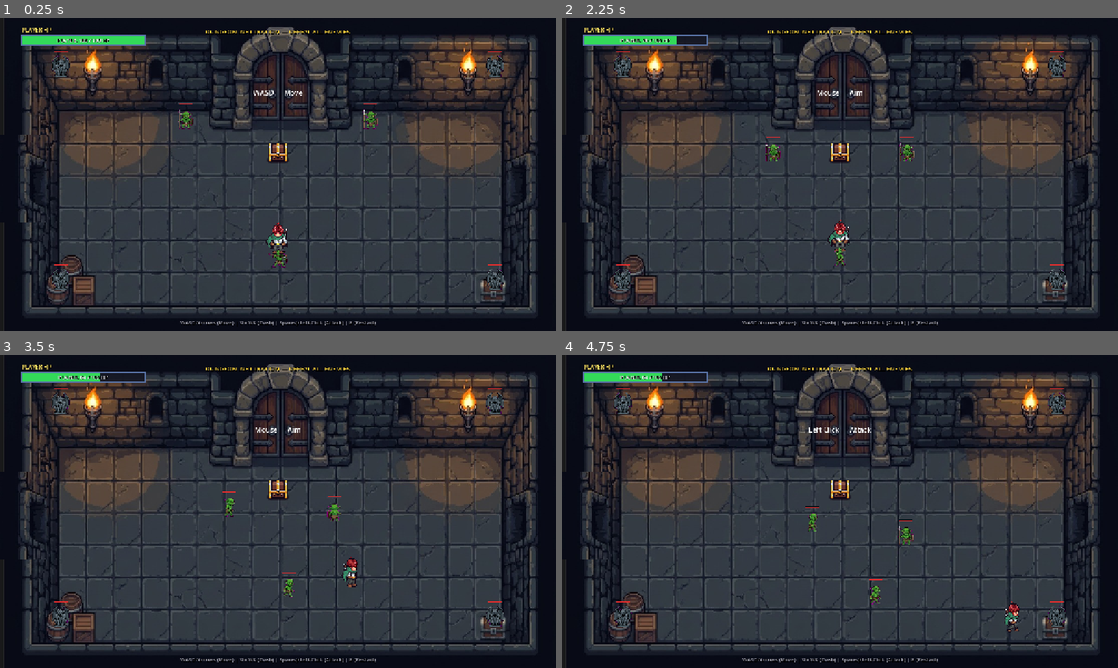
Above: before the commit, frames 1-4 (two rows, left to right).
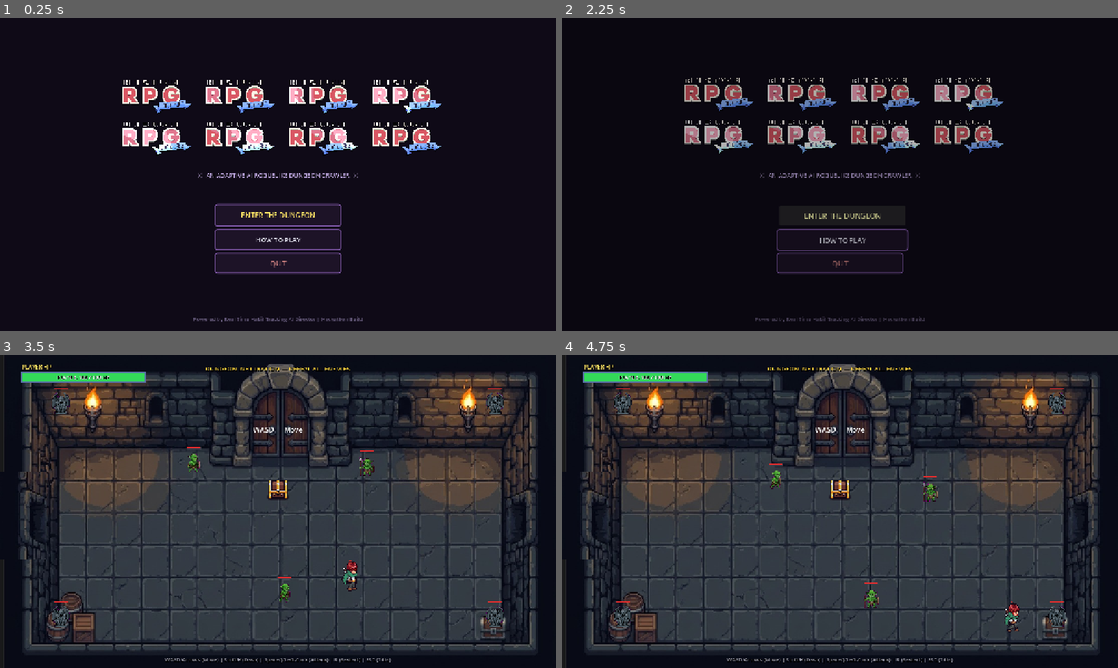
Above: after the commit, the same moments.

Repository: dakshshrivastava2025/SkillIssue.exe
Game: Godot game, scene res://scenes/title_screen.tscn
The game is run twice, just before and just after one commit, with the same random seed, the same clock (stepped at 60 frames per second) and the same inputs. Before the commit the project starts from res://scenes/enemies/main.tscn.
Inputs (mouse positions are in pixels of both pictures, inside the frame that each line leads up to):
- Up to frame 1 (0.25 s): no input
- Up to frame 2 (2.25 s): click (840, 240) at 0.5 s, where only the run after the commit has a clickable "HOW TO PLAY"; click (840, 262) at 1.25 s, where only the run after the commit has a clickable "GOT IT"; click (840, 215) at 2 s, where only the run after the commit has a clickable "ENTER THE DUNGEON"
- Up to frame 3 (3.5 s): tap Enter (ui_accept) at 2.75, 3.02 s; move the mouse to (400, 495) at 2.77 s; hold Right (move_right) from 2.78 s (still down); hold E from 2.78 s (still down); click (400, 495) at 2.92 s
- Up to frame 4 (4.75 s): move the mouse to (728, 527) at 3.52 s; release Right (move_right) at 3.53 s; release E at 3.53 s; hold Down (move_down) 3.53-4.28 s; tap J (attack) at 3.6 s; click (728, 527) at 3.67 s; tap Enter (ui_accept) at 3.77 s; tap E at 3.8 s; move the mouse to (895, 442) at 4.27 s; hold Right (move_right) from 4.28 s (still down); hold E from 4.28 s (still down); tap Shift (dash) at 4.35 s; click (895, 442) at 4.42 s

The runs differ from the first frame. In frame 1, 68% of the frame differs, in the area x 0-97%, y 0-100%; in frame 2, 71%; in frame 3, 1.7%; in frame 4, 1.4%.

Commit message:
Add complete Title Screen with ambient music, sound effects, guide modal, and menu navigation

Diff:
--- a/project.godot
+++ b/project.godot
@@ -15,7 +15,7 @@
 [application]
 
 config/name="Skill Issue — AI Director Dungeon"
-run/main_scene="res://scenes/enemies/main.tscn"
+run/main_scene="res://scenes/title_screen.tscn"
 config/features=PackedStringArray("4.7", "Forward Plus")
 config/icon="res://icon.svg"
 
--- /dev/null
+++ b/scenes/title_screen.tscn
@@ -0,0 +1,244 @@
+[gd_scene load_steps=7 format=3 uid="uid://c7title0001screen"]
+
+[ext_resource type="Script" path="res://scripts/ui/title_screen.gd" id="1_title_script"]
+[ext_resource type="Texture2D" path="res://assets/title_screen/title.png" id="2_title_tex"]
+[ext_resource type="AudioStream" path="res://assets/title_screen/waves.mp3" id="3_waves_sfx"]
+[ext_resource type="AudioStream" path="res://assets/title_screen/menu_focus.wav" id="4_focus_sfx"]
+[ext_resource type="AudioStream" path="res://assets/title_screen/menu_select.wav" id="5_select_sfx"]
+
+[sub_resource type="StyleBoxFlat" id="StyleBoxFlat_btn"]
+bg_color = Color(0.12, 0.08, 0.16, 0.9)
+border_width_left = 2
+border_width_top = 2
+border_width_right = 2
+border_width_bottom = 2
+border_color = Color(0.65, 0.45, 0.85, 0.8)
+corner_radius_top_left = 6
+corner_radius_top_right = 6
+corner_radius_bottom_right = 6
+corner_radius_bottom_left = 6
+expand_margin_left = 6.0
+expand_margin_top = 4.0
+expand_margin_right = 6.0
+expand_margin_bottom = 4.0
+
+[node name="TitleScreen" type="Control"]
+layout_mode = 3
+anchors_preset = 15
+anchor_right = 1.0
+anchor_bottom = 1.0
+grow_horizontal = 2
+grow_vertical = 2
+script = ExtResource("1_title_script")
+
+[node name="Background" type="ColorRect" parent="."]
+layout_mode = 1
+anchors_preset = 15
+anchor_right = 1.0
+anchor_bottom = 1.0
+grow_horizontal = 2
+grow_vertical = 2
+color = Color(0.06, 0.04, 0.09, 1)
+
+[node name="CenterContainer" type="CenterContainer" parent="."]
+layout_mode = 1
+anchors_preset = 15
+anchor_right = 1.0
+anchor_bottom = 1.0
+grow_horizontal = 2
+grow_vertical = 2
+
+[node name="VBoxContainer" type="VBoxContainer" parent="CenterContainer"]
+layout_mode = 2
+theme_override_constants/separation = 24
+alignment = 1
+
+[node name="TitleBanner" type="TextureRect" parent="CenterContainer/VBoxContainer"]
+custom_minimum_size = Vector2(768, 192)
+layout_mode = 2
+texture = ExtResource("2_title_tex")
+expand_mode = 1
+stretch_mode = 5
+
+[node name="Subtitle" type="Label" parent="CenterContainer/VBoxContainer"]
+layout_mode = 2
+theme_override_colors/font_color = Color(0.85, 0.75, 1, 0.9)
+theme_override_colors/font_shadow_color = Color(0, 0, 0, 1)
+theme_override_constants/shadow_offset_x = 1
+theme_override_constants/shadow_offset_y = 1
+theme_override_font_sizes/font_size = 14
+text = "⚔️  AN ADAPTIVE AI ROGUELIKE DUNGEON CRAWLER  ⚔️"
+horizontal_alignment = 1
+
+[node name="Spacer" type="Control" parent="CenterContainer/VBoxContainer"]
+custom_minimum_size = Vector2(0, 12)
+layout_mode = 2
+
+[node name="Buttons" type="VBoxContainer" parent="CenterContainer/VBoxContainer"]
+custom_minimum_size = Vector2(280, 0)
+layout_mode = 2
+size_flags_horizontal = 4
+theme_override_constants/separation = 14
+
+[node name="BtnStart" type="Button" parent="CenterContainer/VBoxContainer/Buttons"]
+custom_minimum_size = Vector2(280, 44)
+layout_mode = 2
+theme_override_colors/font_color = Color(1, 0.9, 0.4, 1)
+theme_override_colors/font_hover_color = Color(1, 1, 0.7, 1)
+theme_override_font_sizes/font_size = 16
+theme_override_styles/normal = SubResource("StyleBoxFlat_btn")
+text = "ENTER THE DUNGEON"
+
+[node name="BtnGuide" type="Button" parent="CenterContainer/VBoxContainer/Buttons"]
+custom_minimum_size = Vector2(280, 40)
+layout_mode = 2
+theme_override_colors/font_color = Color(0.9, 0.9, 0.95, 1)
+theme_override_colors/font_hover_color = Color(1, 1, 1, 1)
+theme_override_font_sizes/font_size = 15
+theme_override_styles/normal = SubResource("StyleBoxFlat_btn")
+text = "HOW TO PLAY"
+
+[node name="BtnQuit" type="Button" parent="CenterContainer/VBoxContainer/Buttons"]
+custom_minimum_size = Vector2(280, 40)
+layout_mode = 2
+theme_override_colors/font_color = Color(0.8, 0.5, 0.5, 1)
+theme_override_colors/font_hover_color = Color(1, 0.6, 0.6, 1)
+theme_override_font_sizes/font_size = 15
+theme_override_styles/normal = SubResource("StyleBoxFlat_btn")
+text = "QUIT"
+
+[node name="Footer" type="Label" parent="."]
+layout_mode = 1
+anchors_preset = 7
+anchor_left = 0.5
+anchor_top = 1.0
+anchor_right = 0.5
+anchor_bottom = 1.0
+offset_left = -300.0
+offset_top = -36.0
+offset_right = 300.0
+offset_bottom = -12.0
+grow_horizontal = 2
+grow_vertical = 0
+theme_override_colors/font_color = Color(0.5, 0.45, 0.6, 0.8)
+theme_override_font_sizes/font_size = 12
+text = "Powered by Real-Time Habit Tracking AI Director | Hackathon Build"
+horizontal_alignment = 1
+
+[node name="GuideModal" type="Control" parent="."]
+visible = false
+layout_mode = 1
+anchors_preset = 15
+anchor_right = 1.0
+anchor_bottom = 1.0
+grow_horizontal = 2
+grow_vertical = 2
+
+[node name="Dimmer" type="ColorRect" parent="GuideModal"]
+layout_mode = 1
+anchors_preset = 15
+anchor_right = 1.0
+anchor_bottom = 1.0
+grow_horizontal = 2
+grow_vertical = 2
+color = Color(0, 0, 0, 0.75)
+
+[node name="Panel" type="Panel" parent="GuideModal"]
+custom_minimum_size = Vector2(620, 460)
+layout_mode = 1
+anchors_preset = 8
+anchor_left = 0.5
+anchor_top = 0.5
+anchor_right = 0.5
+anchor_bottom = 0.5
+offset_left = -310.0
+offset_top = -230.0
+offset_right = 310.0
+offset_bottom = 230.0
+grow_horizontal = 2
+grow_vertical = 2
+
+[node name="VBox" type="VBoxContainer" parent="GuideModal/Panel"]
+layout_mode = 1
+anchors_preset = 15
+anchor_right = 1.0
+anchor_bottom = 1.0
+offset_left = 28.0
+offset_top = 24.0
+offset_right = -28.0
+offset_bottom = -24.0
+grow_horizontal = 2
+grow_vertical = 2
+theme_override_constants/separation = 16
+
+[node name="Title" type="Label" parent="GuideModal/Panel/VBox"]
+layout_mode = 2
+theme_override_colors/font_color = Color(1, 0.85, 0.3, 1)
+theme_override_font_sizes/font_size = 20
+text = "HOW TO PLAY & DUNGEON RULES"
+horizontal_alignment = 1
+
+[node name="InfoText" type="RichTextLabel" parent="GuideModal/Panel/VBox"]
+layout_mode = 2
+size_flags_vertical = 3
+bbcode_enabled = true
+text = "[color=#66d9ef][b]🕹️ CONTROLS[/b][/color]
+• [b]WASD / Arrows[/b] — Move
+• [b]Shift / K / C[/b] — Dash / Dodge (Invulnerability frames)
+• [b]Left Click / Space / J[/b] — Attack with sword slash
+• [b]E[/b] — Open Victory Buff Chests
+• [b]R[/b] — Restart run (Clears all data)
+
+[color=#e6db74][b]🧠 THE AI DIRECTOR[/b][/color]
+The dungeon watches your every move in real time!
+• Overuse dodging left or right? Enemies predict your movement.
+• Running away repeatedly? The Director triggers speed debuffs.
+• Predictable rhythms? Mobs accelerate to break your cadence.
+
+[color=#a6e22e][b]🛡️ ROOM BUFFS & SURVIVAL[/b][/color]
+• Clear all enemies in a room to unlock its unique Victory Chest!
+• [b]Room 1[/b]: +8 Attack Damage | [b]Room 2[/b]: +20% Damage Resistance
+• [b]Room 3[/b]: +35 Movement Speed | [b]Room 4[/b]: +20 Max HP & Full Heal
+• [b]Survival Aid[/b]: Entering a new floor below 75% HP restores +20 HP!
+
+[color=#f92672][b]⚔️ THE DARK WIZARD (BOSS)[/b][/color]
+Beware: The Final Boss has a [b]40% chance on hit[/b] to shatter one of your buffs!"
+
+[node name="BtnCloseGuide" type="Button" parent="GuideModal/Panel"]
+custom_minimum_size = Vector2(160, 36)
+layout_mode = 1
+anchors_preset = 7
+anchor_left = 0.5
+anchor_top = 1.0
+anchor_right = 0.5
+anchor_bottom = 1.0
+offset_left = -80.0
+offset_top = -48.0
+offset_right = 80.0
+offset_bottom = -12.0
+grow_horizontal = 2
+grow_vertical = 0
+theme_override_colors/font_color = Color(1, 1, 1, 1)
+theme_override_font_sizes/font_size = 14
+text = "GOT IT"
+
+[node name="FadeOverlay" type="ColorRect" parent="."]
+visible = false
+modulate = Color(1, 1, 1, 0)
+layout_mode = 1
+anchors_preset = 15
+anchor_right = 1.0
+anchor_bottom = 1.0
+grow_horizontal = 2
+grow_vertical = 2
+mouse_filter = 2
+color = Color(0, 0, 0, 1)
+
+[node name="MusicPlayer" type="AudioStreamPlayer" parent="."]
+stream = ExtResource("3_waves_sfx")
+
+[node name="SFXFocus" type="AudioStreamPlayer" parent="."]
+stream = ExtResource("4_focus_sfx")
+
+[node name="SFXSelect" type="AudioStreamPlayer" parent="."]
+stream = ExtResource("5_select_sfx")
--- a/scripts/director_hud.gd
+++ b/scripts/director_hud.gd
@@ -328,7 +328,7 @@
 	_controls_guide.grow_horizontal = Control.GROW_DIRECTION_BOTH
 	_controls_guide.grow_vertical = Control.GROW_DIRECTION_BEGIN
 	_controls_guide.horizontal_alignment = HORIZONTAL_ALIGNMENT_CENTER
-	_controls_guide.text = "WASD/Arrows (Move) | Shift/K (Dash) | Space/J/Left-Click (Attack) | R (Restart)"
+	_controls_guide.text = "WASD/Arrows (Move) | Shift/K (Dash) | Space/J/Left-Click (Attack) | R (Restart) | ESC (Title)"
 	_controls_guide.add_theme_color_override("font_color", Color(0.75, 0.75, 0.8, 0.85))
 	_controls_guide.add_theme_color_override("font_shadow_color", Color(0, 0, 0, 1.0))
 	_controls_guide.add_theme_font_size_override("font_size", 12)
@@ -473,11 +473,19 @@
 
 	_retry_btn = Button.new()
 	_retry_btn.text = "RETRY (Press R)"
-	_retry_btn.custom_minimum_size = Vector2(200, 48)
+	_retry_btn.custom_minimum_size = Vector2(200, 44)
 	_retry_btn.size_flags_horizontal = Control.SIZE_SHRINK_CENTER
 	_retry_btn.focus_mode = Control.FOCUS_ALL
 	_retry_btn.pressed.connect(_on_retry_pressed)
 	vbox.add_child(_retry_btn)
+
+	var title_btn = Button.new()
+	title_btn.text = "TITLE MENU (Press ESC)"
+	title_btn.custom_minimum_size = Vector2(200, 38)
+	title_btn.size_flags_horizontal = Control.SIZE_SHRINK_CENTER
+	title_btn.focus_mode = Control.FOCUS_ALL
+	title_btn.pressed.connect(return_to_title)
+	vbox.add_child(title_btn)
 
 # ---------------------------------------------------------------------------
 # 8. F1 Debug Telemetry Panel
@@ -626,6 +634,13 @@
 	else:
 		get_tree().reload_current_scene()
 
+func return_to_title() -> void:
+	get_tree().paused = false
+	var ai = get_node_or_null("/root/AIDirector")
+	if ai and ai.has_method("reset_all_data"):
+		ai.reset_all_data()
+	get_tree().change_scene_to_file("res://scenes/title_screen.tscn")
+
 func _input(event: InputEvent) -> void:
 	if event is InputEventKey and event.pressed and not event.echo:
 		if event.keycode == KEY_F1:
@@ -633,6 +648,8 @@
 				_debug_panel.visible = !_debug_panel.visible
 		elif event.keycode == KEY_R and _death_screen_root and _death_screen_root.visible:
 			_on_retry_pressed()
+		elif event.keycode == KEY_ESCAPE:
+			return_to_title()
 
 func _on_director_intervention(_action_name: String, description: String) -> void:
 	if not _prompt_box or not _prompt_label:
--- /dev/null
+++ b/scripts/ui/title_screen.gd
@@ -0,0 +1,129 @@
+extends Control
+
+## TitleScreen — Main Menu Controller for Skill Issue.exe
+## Manages atmospheric intro music, menu buttons, sound effects, and instructions.
+
+@onready var title_banner: TextureRect = $CenterContainer/VBoxContainer/TitleBanner
+@onready var btn_start: Button = $CenterContainer/VBoxContainer/Buttons/BtnStart
+@onready var btn_guide: Button = $CenterContainer/VBoxContainer/Buttons/BtnGuide
+@onready var btn_quit: Button = $CenterContainer/VBoxContainer/Buttons/BtnQuit
+@onready var guide_modal: Control = $GuideModal
+@onready var btn_close_guide: Button = $GuideModal/Panel/BtnCloseGuide
+
+@onready var music_player: AudioStreamPlayer = $MusicPlayer
+@onready var sfx_focus: AudioStreamPlayer = $SFXFocus
+@onready var sfx_select: AudioStreamPlayer = $SFXSelect
+
+var _is_starting: bool = false
+
+func _ready() -> void:
+	# Ensure time scale is normal
+	Engine.time_scale = 1.0
+	get_tree().paused = false
+
+	if guide_modal:
+		guide_modal.visible = false
+
+	_setup_audio()
+	_setup_animations()
+	_connect_buttons()
+
+func _setup_audio() -> void:
+	if ResourceLoader.exists("res://assets/title_screen/waves.mp3"):
+		music_player.stream = load("res://assets/title_screen/waves.mp3")
+		music_player.volume_db = -8.0
+		music_player.play()
+
+	if ResourceLoader.exists("res://assets/title_screen/menu_focus.wav"):
+		sfx_focus.stream = load("res://assets/title_screen/menu_focus.wav")
+		sfx_focus.volume_db = -6.0
+
+	if ResourceLoader.exists("res://assets/title_screen/menu_select.wav"):
+		sfx_select.stream = load("res://assets/title_screen/menu_select.wav")
+		sfx_select.volume_db = -4.0
+
+func _setup_animations() -> void:
+	if title_banner:
+		# Floating sinusoidal bob animation
+		var tw = create_tween().set_loops()
+		tw.tween_property(title_banner, "position:y", -6.0, 1.8).as_relative().set_trans(Tween.TRANS_SINE).set_ease(Tween.EASE_IN_OUT)
+		tw.tween_property(title_banner, "position:y", 6.0, 1.8).as_relative().set_trans(Tween.TRANS_SINE).set_ease(Tween.EASE_IN_OUT)
+
+func _connect_buttons() -> void:
+	var buttons = [btn_start, btn_guide, btn_quit]
+	for btn in buttons:
+		if btn:
+			btn.mouse_entered.connect(_on_button_hover.bind(btn))
+			btn.focus_entered.connect(_on_button_hover.bind(btn))
+
+	if btn_start:
+		btn_start.pressed.connect(_on_start_pressed)
+	if btn_guide:
+		btn_guide.pressed.connect(_on_guide_pressed)
+	if btn_quit:
+		btn_quit.pressed.connect(_on_quit_pressed)
+	if btn_close_guide:
+		btn_close_guide.pressed.connect(_on_close_guide_pressed)
+		btn_close_guide.mouse_entered.connect(_on_button_hover.bind(btn_close_guide))
+
+func _on_button_hover(btn: Button) -> void:
+	if _is_starting:
+		return
+	if sfx_focus and sfx_focus.stream:
+		sfx_focus.play()
+	var tw = create_tween()
+	tw.tween_property(btn, "scale", Vector2(1.04, 1.04), 0.1)
+
+func _on_button_exit(btn: Button) -> void:
+	var tw = create_tween()
+	tw.tween_property(btn, "scale", Vector2(1.0, 1.0), 0.1)
+
+func _on_start_pressed() -> void:
+	if _is_starting:
+		return
+	_is_starting = true
+
+	if sfx_select and sfx_select.stream:
+		sfx_select.play()
+
+	# Smoothly fade out music and fade to black
+	var fade_tw = create_tween()
+	fade_tw.set_parallel(true)
+	fade_tw.tween_property(music_player, "volume_db", -40.0, 0.6)
+
+	var overlay = $FadeOverlay
+	if overlay:
+		overlay.visible = true
+		fade_tw.tween_property(overlay, "modulate:a", 1.0, 0.6)
+
+	await get_tree().create_timer(0.65).timeout
+
+	# Reset AI Director telemetry before starting fresh run
+	var ai = get_node_or_null("/root/AIDirector")
+	if ai and ai.has_method("reset_all_data"):
+		ai.reset_all_data()
+
+	get_tree().change_scene_to_file("res://scenes/enemies/main.tscn")
+
+func _on_guide_pressed() -> void:
+	if sfx_select and sfx_select.stream:
+		sfx_select.play()
+	if guide_modal:
+		guide_modal.visible = true
+		guide_modal.modulate.a = 0.0
+		var tw = create_tween()
+		tw.tween_property(guide_modal, "modulate:a", 1.0, 0.2)
+
+func _on_close_guide_pressed() -> void:
+	if sfx_select and sfx_select.stream:
+		sfx_select.play()
+	if guide_modal:
+		var tw = create_tween()
+		tw.tween_property(guide_modal, "modulate:a", 0.0, 0.15)
+		tw.tween_callback(func(): guide_modal.visible = false)
+
+func _on_quit_pressed() -> void:
+	if sfx_select and sfx_select.stream:
+		sfx_select.play()
+	await get_tree().create_timer(0.25).timeout
+	get_tree().quit()
